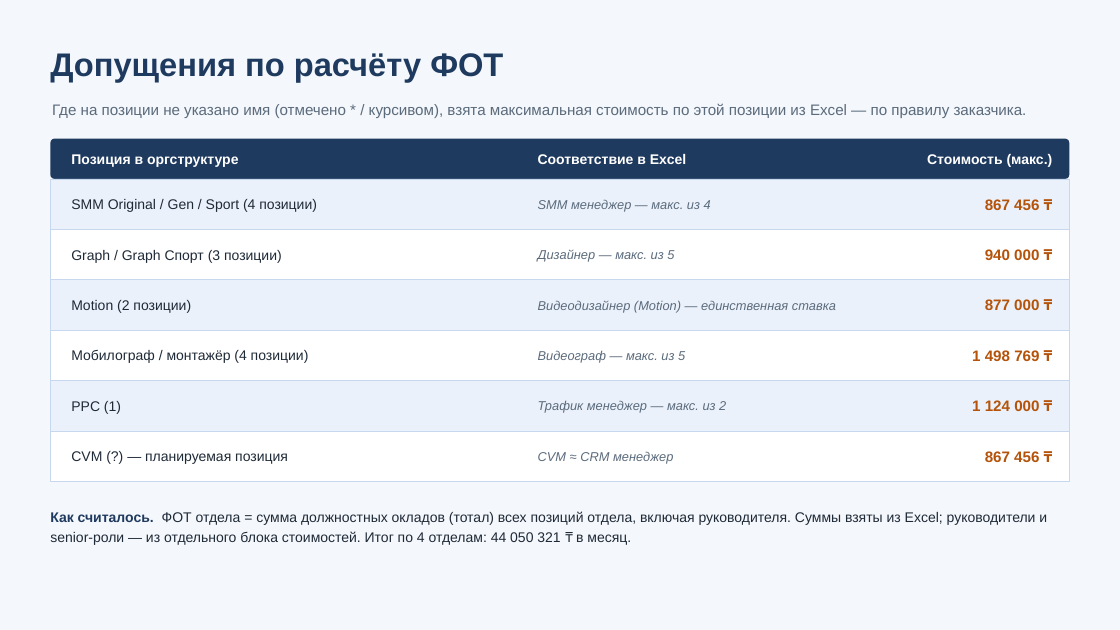
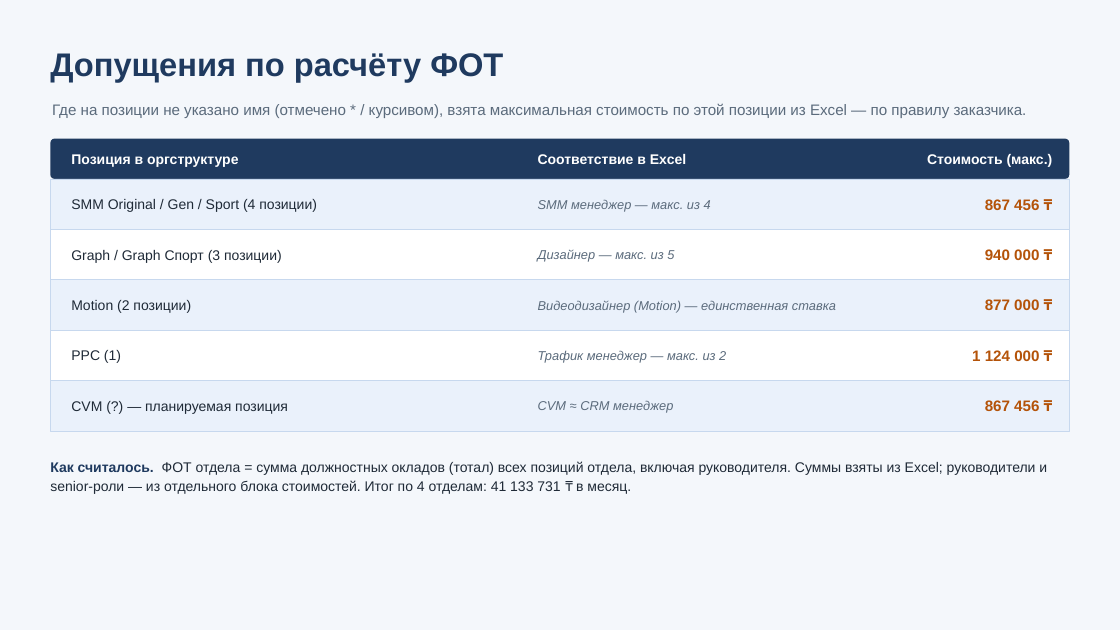
Before and after one commit to victoriakoppel/marketing, a slide deck: slide 6 of Структура маркетинга — отделы и ФОТ.pptx. Drawn at 1120x630 pixels with LibreOffice and Linux fonts; fonts in the diff are those of the drawing. Boxes give left, top, right and bottom in pixels: in the first picture for what was removed or moved away, otherwise in the second. Text is boxed around its words. In the diff, an @@ line names an element or a change of style, - is before the commit and + after.

```diff
--- a/Структура маркетинга — отделы и ФОТ.pptx
+++ b/Структура маркетинга — отделы и ФОТ.pptx
@@ text removed at box(71, 350, 309, 363) @@
-Мобилограф / монтажёр (4 позиции)
@@ text at box(538, 351, 726, 363): text changed @@
-Видеограф — макс. из 5
+Трафик менеджер — макс. из 2
@@ 5 texts: place and size @@
-5 texts at box(71, 400, 1039, 464)
+5 texts at box(71, 350, 1039, 414)
@@ text removed at box(972, 350, 1039, 361) @@
-1 498 769 ₸
@@ text removed at box(538, 401, 726, 413) @@
-Трафик менеджер — макс. из 2
@@ rectangle removed at box(50, 431, 1070, 481) @@
@@ text at box(50, 461, 1047, 494): text changed @@
-Как считалось. ФОТ отдела = сумма должностных окладов (тотал) всех позиций отдела, включая руководителя. Суммы взяты из Excel; руководители и senior-роли — из отдельного блока стоимостей. Итог по 4 отделам: 44 050 321 ₸ в месяц.
+Как считалось. ФОТ отдела = сумма должностных окладов (тотал) всех позиций отдела, включая руководителя. Суммы взяты из Excel; руководители и senior-роли — из отдельного блока стоимостей. Итог по 4 отделам: 41 133 731 ₸ в месяц.
```
Also in this commit, not shown: 3 other slides changed, 5 other files.
